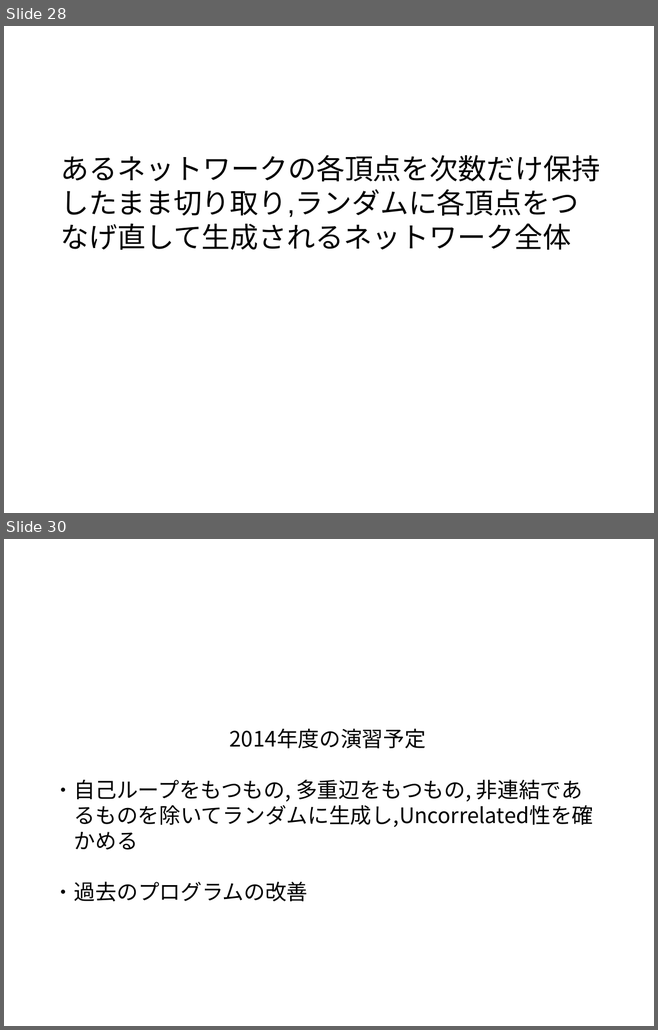
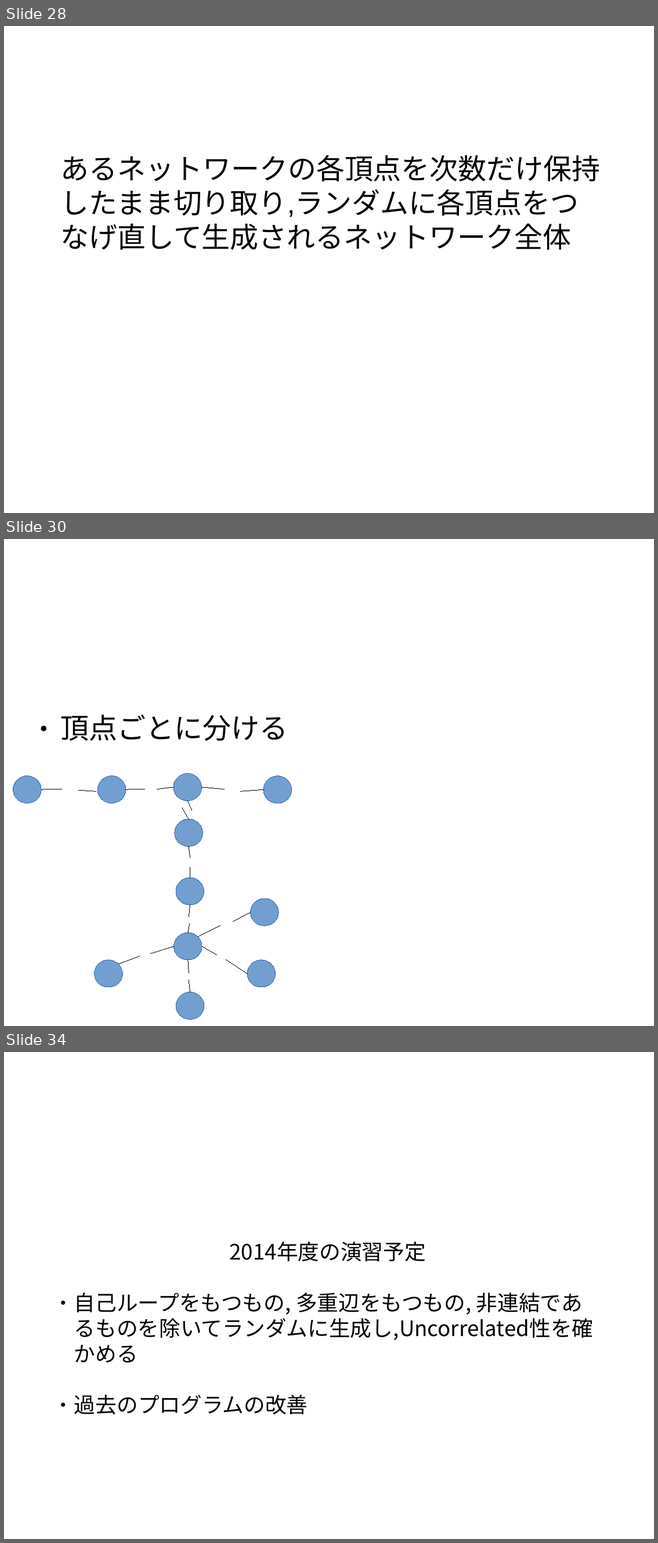
Before and after one commit to awesomest/NetWork_g-2015, a slide deck: 中間発表.odp. Shown one above the other, each under a label of ours: slides 28 and 30 before the commit, slides 28, 30 and 34 after it; the slides between them are not shown. The pictures are 658x1030 and 658x1543 pixels, drawn with LibreOffice and Linux fonts; fonts in the diff are those of the drawing; background and template pictures are left out. Boxes give left, top, right and bottom in pixels: in the first picture for what was removed or moved away, otherwise in the second. Text is boxed around its words. In the diff, an @@ line names an element or a change of style, - is before the commit and + after.

```diff
--- a/中間発表.odp
+++ b/中間発表.odp
@@ slide 30 added at (4, 539, 654, 1026), background #FFFFFF @@
@@ title added at (36, 559, 495, 640), 47.6 pt, text #FFFFFF @@
+Uncorrelatedネットワーク
@@ text added at (61, 715, 288, 741), 34.7 pt, text #000000 @@
+● 頂点ごとに分ける
@@ ellipse added at (13, 776, 41, 803), fill #729FCF, outline #3465AF 0 pt @@
@@ ellipse added at (98, 776, 126, 803), fill #729FCF, outline #3465AF 0 pt @@
@@ ellipse added at (173, 774, 201, 801), fill #729FCF, outline #3465AF 0 pt @@
@@ ellipse added at (263, 776, 292, 803), fill #729FCF, outline #3465AF 0 pt @@
@@ line added from (61, 790) to (41, 790), #000000 0 pt @@
@@ line added from (96, 791) to (79, 790), #000000 0 pt @@
@@ line added from (145, 790) to (126, 790), #000000 0 pt @@
@@ line added from (174, 787) to (157, 790), #000000 0 pt @@
@@ line added from (201, 787) to (224, 790), #000000 0 pt @@
@@ line added from (263, 790) to (241, 791), #000000 0 pt @@
@@ line added from (188, 820) to (183, 808), #000000 0 pt @@
@@ line added from (187, 801) to (192, 810), #000000 0 pt @@
@@ ellipse added at (175, 820, 203, 847), fill #729FCF, outline #3465AF 0 pt @@
@@ line added from (190, 858) to (188, 847), #000000 0 pt @@
@@ line added from (190, 878) to (190, 868), #000000 0 pt @@
@@ ellipse added at (176, 878, 204, 905), fill #729FCF, outline #3465AF 0 pt @@
@@ ellipse added at (250, 899, 279, 926), fill #729FCF, outline #3465AF 0 pt @@
@@ line added from (188, 917) to (190, 905), #000000 0 pt @@
@@ line added from (233, 922) to (250, 912), #000000 0 pt @@
@@ ellipse added at (174, 933, 202, 960), fill #729FCF, outline #3465AF 0 pt @@
@@ line added from (188, 933) to (190, 924), #000000 0 pt @@
@@ line added from (198, 937) to (220, 926), #000000 0 pt @@
@@ line added from (174, 946) to (151, 954), #000000 0 pt @@
@@ line added from (202, 946) to (217, 955), #000000 0 pt @@
@@ ellipse added at (94, 960, 122, 987), fill #729FCF, outline #3465AF 0 pt @@
@@ line added from (118, 964) to (140, 957), #000000 0 pt @@
@@ line added from (188, 961) to (188, 973), #000000 0 pt @@
@@ line added from (248, 974) to (226, 960), #000000 0 pt @@
@@ ellipse added at (248, 960, 276, 987), fill #729FCF, outline #3465AF 0 pt @@
@@ line added from (190, 993) to (188, 980), #000000 0 pt @@
@@ ellipse added at (176, 993, 205, 1019), fill #729FCF, outline #3465AF 0 pt @@
@@ what was slide 30 is now slide 34 @@
```
Also in this commit, not shown: 6 slides changed, 3 other slides added, 1 other file.
